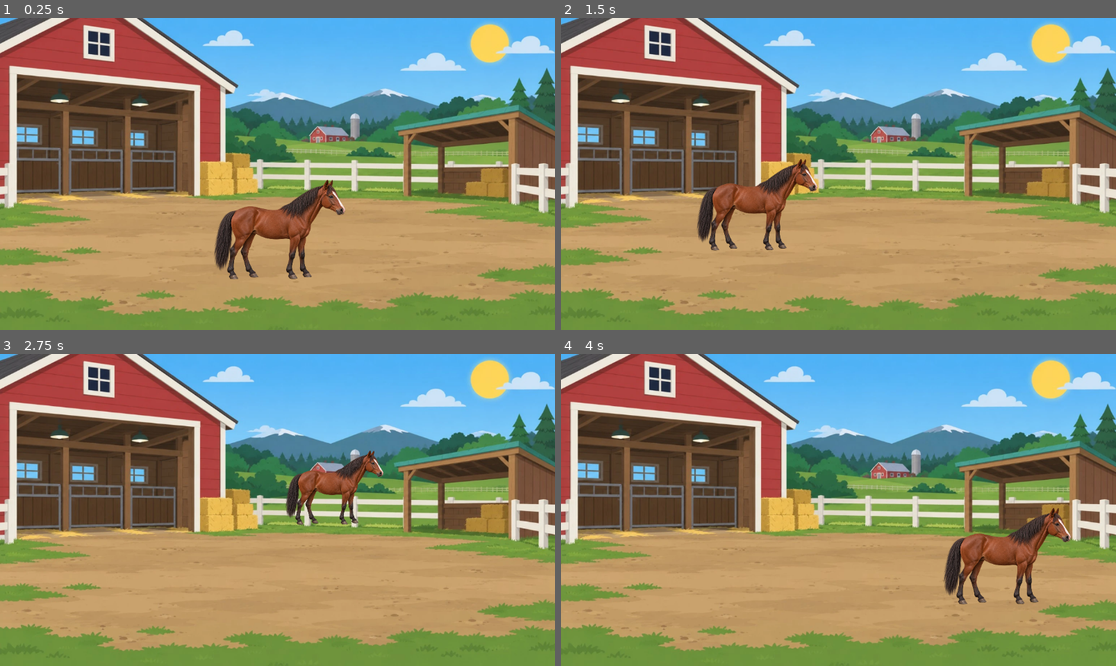
Above: before the commit, frames 1-4 (two rows, left to right).
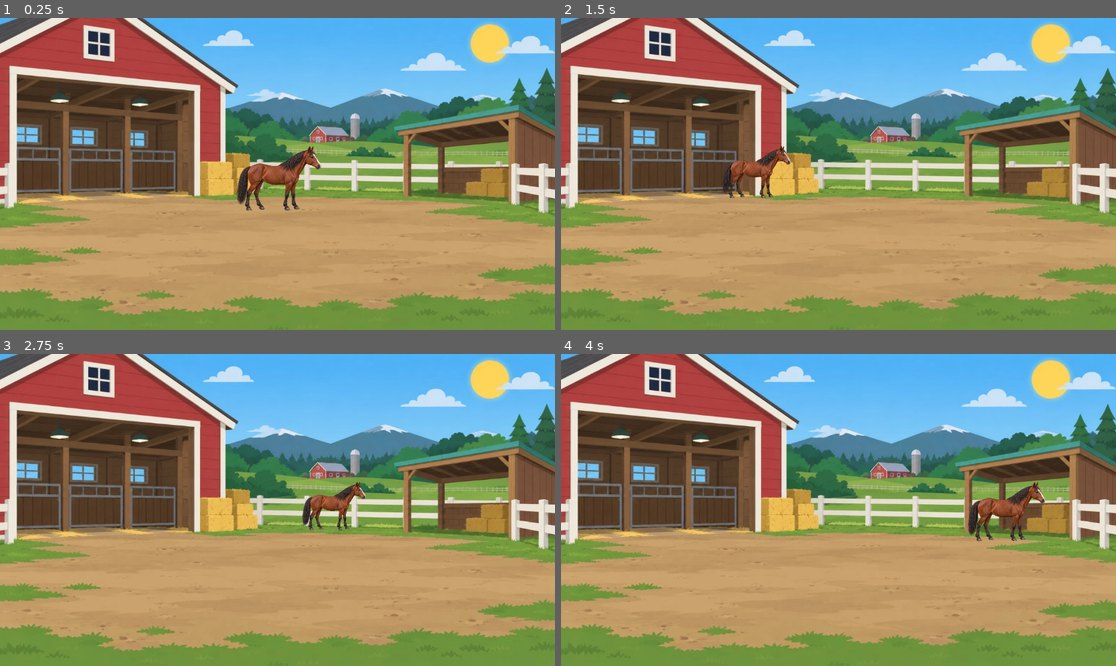
Above: after the commit, the same moments.

Repository: marceldubrig-hash/Pferd-und-Steve
Game: Godot game, scene res://scenes/main.tscn
Same seed, same stepped clock (60 frames per second), same inputs: the game is played once before the commit and once after it.
Inputs (mouse positions are in pixels of both pictures, inside the frame that each line leads up to):
- Up to frame 1 (0.25 s): no input
- Up to frame 2 (1.5 s): tap Enter at 0.5 s; move the mouse to (960, 158) at 0.52 s; click (960, 158) at 0.67 s; tap Space at 1.25 s; drag from (727, 189) to (810, 236) at 1.27 s
- Up to frame 3 (2.75 s): tap Enter at 2 s; move the mouse to (333, 441) at 2.02 s; click (333, 441) at 2.17 s
- Up to frame 4 (4 s): tap Space at 2.75 s; drag from (810, 572) to (672, 463) at 2.77 s; tap Enter at 3.5 s; move the mouse to (1005, 556) at 3.52 s; click (1005, 556) at 3.67 s

The runs differ from the first frame. In frame 1, 4.3% of the frame differs, in the area x 38-63%, y 41-84%; in frame 2, 3.2%; in frame 3, 2.1%; in frame 4, 3.8%.

Commit message:
Replace horse depth scaling with calibrated perspective projection

Diff:
--- a/scripts/main.gd
+++ b/scripts/main.gd
@@ -4,9 +4,29 @@
 const FARM_NIGHT := "res://assets/backgrounds/farm_night_v01.png"
 const HORSE_MASTER := "res://assets/horse/horse_master_standing_v01.png"
 
-const HORSE_BASE_SCALE := 0.28
-const PLAYFIELD_Y_MIN_RATIO := 0.43
-const PLAYFIELD_Y_MAX_RATIO := 0.92
+# Perspective model:
+# A pinhole camera projects apparent size proportional to 1 / distance.
+# The background is treated as a flat ground plane with a calibrated horizon.
+const GROUND_BACK_TOUCH_Y_RATIO := 0.565
+const GROUND_FRONT_TOUCH_Y_RATIO := 0.985
+const PERSPECTIVE_HORIZON_Y_RATIO := 0.405
+
+# Approximate camera/horse dimensions used only for the projection ratio.
+# 1.65 m is a plausible full-size horse height; 1.70 m approximates a human-height camera.
+const HORSE_WORLD_HEIGHT_M := 1.65
+const CAMERA_HEIGHT_M := 1.70
+
+# The user's vertical drag is mapped to a real-ish depth interval.
+# At the near limit the projected hoof point deliberately lies below the viewport,
+# so only the upper part of the horse remains visible very close to the camera.
+const FAR_DISTANCE_M := 12.0
+const NEAR_DISTANCE_M := 1.40
+const FAR_PROJECTED_FOOT_Y_RATIO := GROUND_BACK_TOUCH_Y_RATIO
+
+# Canon master alpha calibration, expressed as fractions so it stays correct
+# if the runtime source is resized. Original canonical source: 1448 x 1086.
+const HORSE_VISIBLE_HEIGHT_TEXTURE_RATIO := 1039.0 / 1086.0
+const HORSE_FOOT_ANCHOR_TEXTURE_RATIO := 1055.0 / 1086.0
 
 @onready var background: Sprite2D = $Background
 @onready var horse_root: Node2D = $HorseRoot
@@ -14,19 +34,20 @@
 
 var is_night := false
 var mouse_dragging := false
+
+# Persist movement in normalized screen/depth coordinates so resize/fold changes
+# do not destroy the world position.
+var horse_x_ratio := 0.5
+var horse_depth_t := 0.28
 
 
 func _ready() -> void:
 	get_viewport().size_changed.connect(_layout_scene)
 	_load_texture_if_available(background, FARM_DAY)
 	_load_texture_if_available(horse_master, HORSE_MASTER)
+	_configure_horse_foot_anchor()
 	_layout_scene()
-	_place_horse_initially()
-	_apply_depth_scale()
-
-
-func _process(_delta: float) -> void:
-	_apply_depth_scale()
+	_apply_perspective()
 
 
 func _unhandled_input(event: InputEvent) -> void:
@@ -61,6 +82,23 @@
 		push_warning("Runtime-Asset fehlt: %s" % path)
 
 
+func _configure_horse_foot_anchor() -> void:
+	if horse_master.texture == null:
+		return
+
+	var texture_size := horse_master.texture.get_size()
+	var foot_y := texture_size.y * HORSE_FOOT_ANCHOR_TEXTURE_RATIO
+
+	# Keep the visual centered horizontally, but move its pivot vertically
+	# from the image centre to the actual hoof/ground contact.
+	horse_master.centered = true
+	horse_master.position = Vector2.ZERO
+	horse_master.offset = Vector2(
+		0.0,
+		texture_size.y * 0.5 - foot_y
+	)
+
+
 func show_day() -> void:
 	is_night = false
 	_load_texture_if_available(background, FARM_DAY)
@@ -80,19 +118,27 @@
 
 func set_horse_position(new_position: Vector2) -> void:
 	var size := get_viewport_rect().size
-	var min_y := size.y * PLAYFIELD_Y_MIN_RATIO
-	var max_y := size.y * PLAYFIELD_Y_MAX_RATIO
-
-	horse_root.position = Vector2(
-		clampf(new_position.x, 0.0, size.x),
-		clampf(new_position.y, min_y, max_y)
-	)
-	_apply_depth_scale()
+	if size.x <= 0.0 or size.y <= 0.0:
+		return
+
+	var min_y := size.y * GROUND_BACK_TOUCH_Y_RATIO
+	var max_y := size.y * GROUND_FRONT_TOUCH_Y_RATIO
+	var clamped_x := clampf(new_position.x, 0.0, size.x)
+	var clamped_y := clampf(new_position.y, min_y, max_y)
+
+	horse_x_ratio = clamped_x / size.x
+	horse_depth_t = clampf(
+		inverse_lerp(min_y, max_y, clamped_y),
+		0.0,
+		1.0
+	)
+	_apply_perspective()
 
 
 func _move_horse_to(target_position: Vector2) -> void:
-	if absf(target_position.x - horse_root.position.x) > 1.0:
-		set_horse_facing_right(target_position.x > horse_root.position.x)
+	var current_x := horse_root.position.x
+	if absf(target_position.x - current_x) > 1.0:
+		set_horse_facing_right(target_position.x > current_x)
 	set_horse_position(target_position)
 
 
@@ -109,22 +155,48 @@
 			)
 			background.scale = Vector2.ONE * cover_scale
 
-	if horse_root.position != Vector2.ZERO:
-		set_horse_position(horse_root.position)
-
-
-func _place_horse_initially() -> void:
+	_apply_perspective()
+
+
+func _apply_perspective() -> void:
 	var size := get_viewport_rect().size
-	if horse_root.position == Vector2.ZERO:
-		set_horse_position(Vector2(size.x * 0.5, size.y * 0.68))
-
-
-func _apply_depth_scale() -> void:
-	var size := get_viewport_rect().size
-	var min_y := size.y * PLAYFIELD_Y_MIN_RATIO
-	var max_y := maxf(size.y * PLAYFIELD_Y_MAX_RATIO, min_y + 1.0)
-	var depth_t := clampf(inverse_lerp(min_y, max_y, horse_root.position.y), 0.0, 1.0)
-	var depth_scale := lerpf(0.75, 1.25, depth_t)
-
-	horse_root.scale = Vector2.ONE * HORSE_BASE_SCALE * depth_scale
-	horse_root.z_index = int(round(horse_root.position.y))
+	if size.x <= 0.0 or size.y <= 0.0:
+		return
+
+	# Move linearly in world depth, not linearly in sprite scale.
+	# Perspective itself then naturally grows non-linearly as Z approaches camera.
+	var distance_m := lerpf(FAR_DISTANCE_M, NEAR_DISTANCE_M, horse_depth_t)
+	var inverse_depth_gain := FAR_DISTANCE_M / maxf(distance_m, 0.01)
+
+	# Ground-plane projection. At FAR_DISTANCE the hoof sits exactly on the
+	# calibrated rear edge of the playable dirt. Closer distances push the
+	# projected hoof point downward and eventually below the screen.
+	var foot_delta_from_horizon := (
+		FAR_PROJECTED_FOOT_Y_RATIO - PERSPECTIVE_HORIZON_Y_RATIO
+	) * inverse_depth_gain
+	var projected_foot_y_ratio := (
+		PERSPECTIVE_HORIZON_Y_RATIO + foot_delta_from_horizon
+	)
+
+	# For a vertical object on a flat plane:
+	# projected_height / (foot_y - horizon_y) ~= object_height / camera_height.
+	var projected_horse_height_ratio := (
+		HORSE_WORLD_HEIGHT_M / CAMERA_HEIGHT_M
+	) * maxf(foot_delta_from_horizon, 0.001)
+
+	var visible_source_height := 1.0
+	if horse_master.texture != null:
+		visible_source_height = maxf(
+			horse_master.texture.get_height() * HORSE_VISIBLE_HEIGHT_TEXTURE_RATIO,
+			1.0
+		)
+
+	var target_horse_height_px := size.y * projected_horse_height_ratio
+	var visual_scale := target_horse_height_px / visible_source_height
+
+	horse_root.position = Vector2(
+		size.x * horse_x_ratio,
+		size.y * projected_foot_y_ratio
+	)
+	horse_root.scale = Vector2.ONE * visual_scale
+	horse_root.z_index = int(round(horse_depth_t * 100.0))
